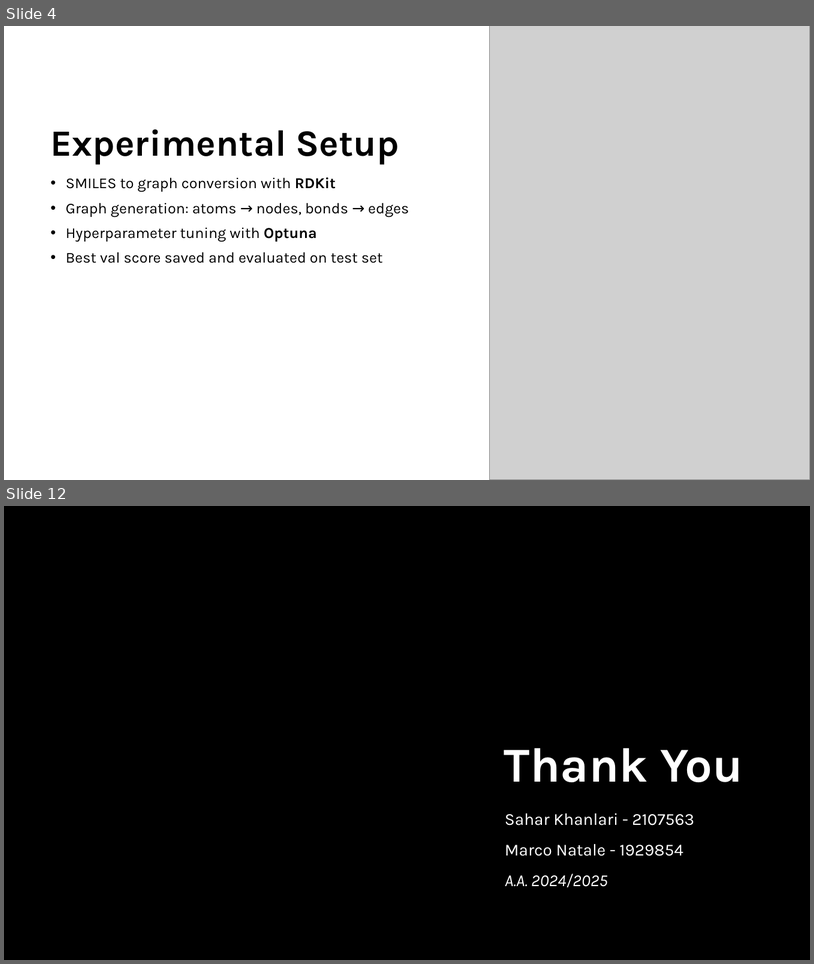
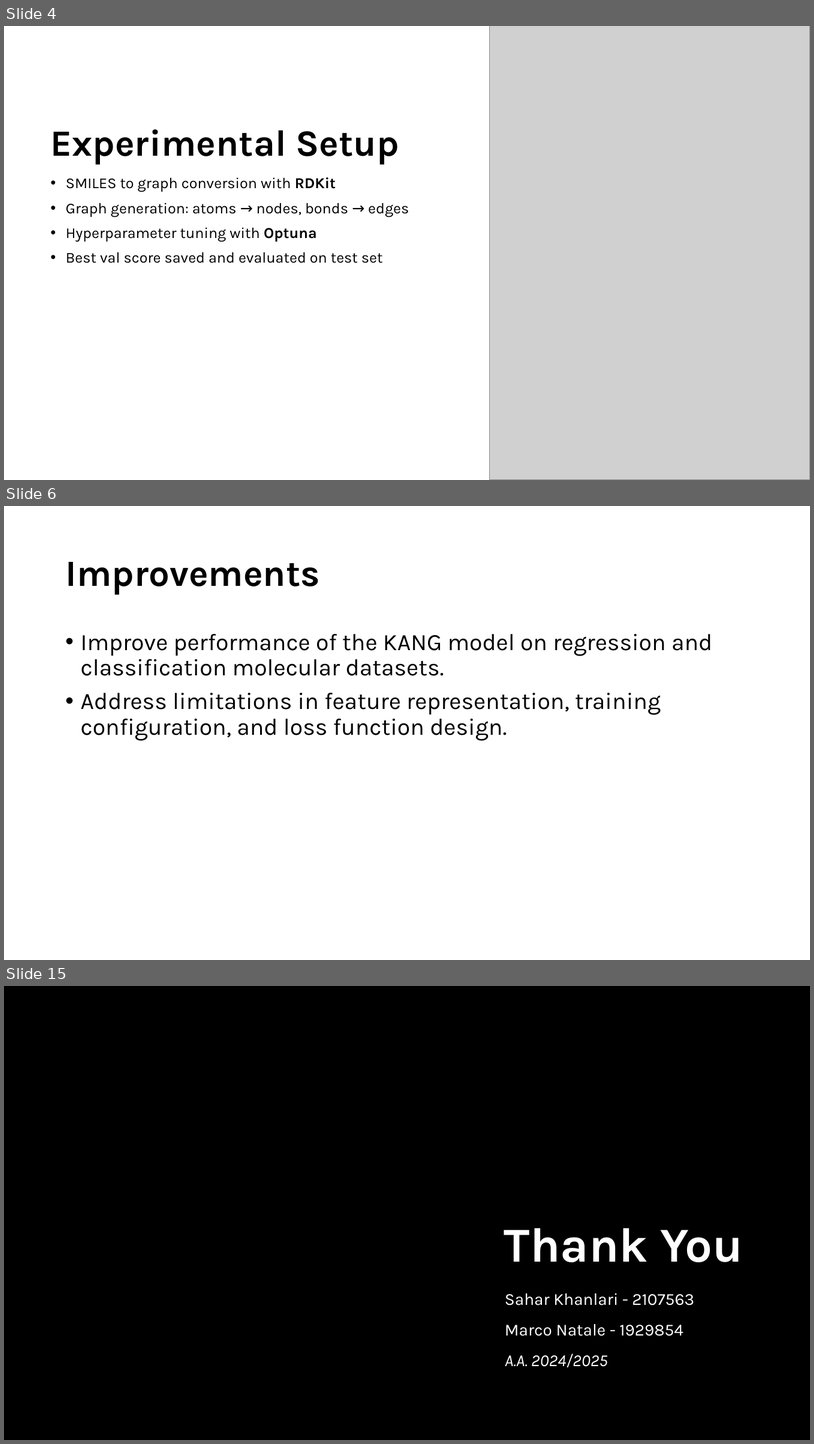
Before and after one commit to Marcoxmas/DataMiningProj, a slide deck: presentation/DM_Presentation.pptx. Shown one above the other, each under a label of ours: slides 4 and 12 before the commit, slides 4, 6 and 15 after it; the slides between them are not shown. The pictures are 814x964 and 814x1444 pixels, drawn with LibreOffice and Linux fonts; fonts in the diff are those of the drawing; grey boxes stand for pictures; background and template pictures are left out. Boxes give left, top, right and bottom in pixels: in the first picture for what was removed or moved away, otherwise in the second. Text is boxed around its words. In the diff, an @@ line names an element or a change of style, - is before the commit and + after.

```diff
--- a/presentation/DM_Presentation.pptx
+++ b/presentation/DM_Presentation.pptx
@@ slide 6 added at box(4, 506, 810, 960), background picture (left out) @@
@@ title added at box(65, 562, 320, 595), 44 pt, text #000000, bold @@
+Improvements
@@ text added at box(81, 634, 713, 741), 28 pt, text #000000 @@
+• Improve performance of the KANG model on regression and classification molecular datasets.
+• Address limitations in feature representation, training configuration, and loss function design.
@@ what was slide 12 is now slide 15 @@
```
Also in this commit, not shown: 7 slides changed, 2 other slides added, 1 other file.
